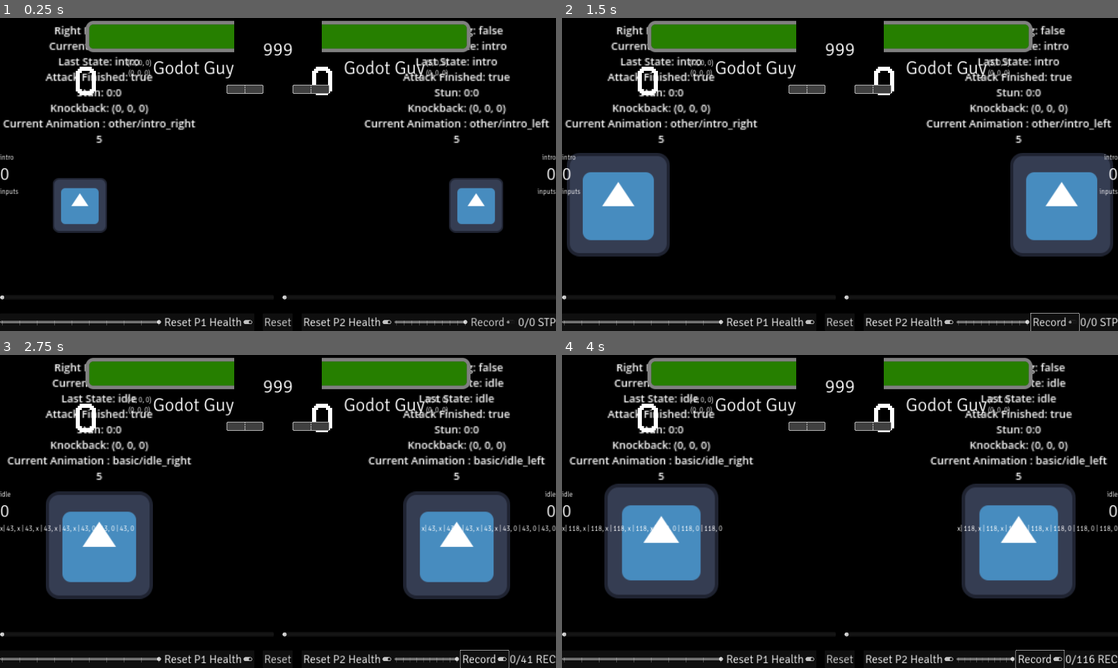
Above: before the commit, frames 1-4 (two rows, left to right).
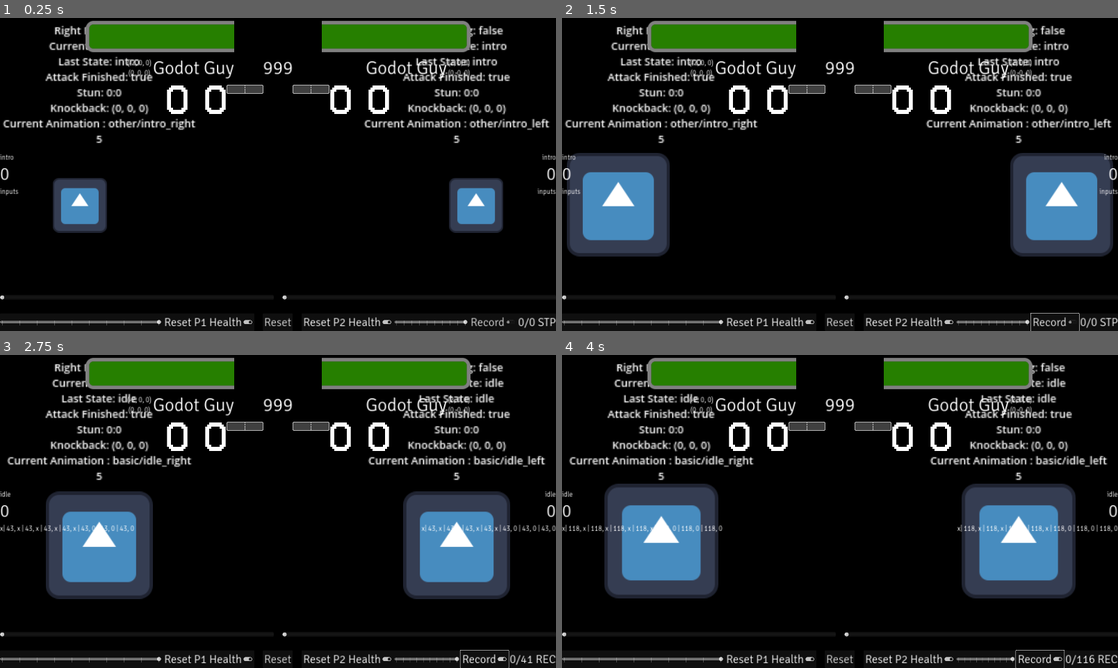
Above: after the commit, the same moments.

Repository: SHyguymoll/FightingGameEngineExampleCharacter
Game: Godot game, scene res://Test Character/TestCharacter.tscn
The game is run twice, just before and just after one commit, with the same random seed, the same clock (stepped at 60 frames per second) and the same inputs. The engine's default icon, where the game draws it, is replaced by a stand-in: a white triangle on a blue panel in a dark square. Sound files missing from this copy of the repository are replaced by a short silence.
Inputs:
- Up to frame 1 (0.25 s): no input
- Up to frame 2 (1.5 s): click "Record" at 0.5 s; click "Record" at 1.25 s
- Up to frame 3 (2.75 s): click "Record" at 2 s
- Up to frame 4 (4 s): tap I (training_replay) at 2.85, 3.6 s

The runs differ from the first frame. In frame 1, 1.8% of the frame differs, in the area x 13-85%, y 8-31%; in frame 2, 1.8%; in frame 3, 1.8%; in frame 4, 1.8%.

Commit message:
RoundElement now is based on TextureRect
now it actually functions

Diff:
--- a/Test Character/Game.gd
+++ b/Test Character/Game.gd
@@ -91,14 +91,17 @@
 	match round_change_behavior:
 		round_change_types.ADD:
 			for n in range(GlobalKnowledge.p1_wins):
-				($HUD/HealthAndTime/P1Group/Rounds.get_node(str(n)) as Sprite2D).frame = 1
+				($HUD/HealthAndTime/P1Group/Rounds.get_node(str(n)) as RoundElement).fulfill()
 			for n in range(GlobalKnowledge.p2_wins):
-				($HUD/HealthAndTime/P2Group/Rounds.get_node(str(n)) as Sprite2D).frame = 1
+				($HUD/HealthAndTime/P2Group/Rounds.get_node(str(n)) as RoundElement).fulfill()
 		round_change_types.REMOVE:
+			for n in range(GlobalKnowledge.win_threshold):
+				($HUD/HealthAndTime/P1Group/Rounds.get_node(str(n)) as RoundElement).fulfill()
+				($HUD/HealthAndTime/P2Group/Rounds.get_node(str(n)) as RoundElement).fulfill()
 			for n in range(GlobalKnowledge.p1_wins, -1, -1):
-				($HUD/HealthAndTime/P2Group/Rounds.get_node(str(n)) as Sprite2D).frame = 1
+				($HUD/HealthAndTime/P2Group/Rounds.get_node(str(n)) as RoundElement).unfulfill()
 			for n in range(GlobalKnowledge.p2_wins, -1, -1):
-				($HUD/HealthAndTime/P1Group/Rounds.get_node(str(n)) as Sprite2D).frame = 1
+				($HUD/HealthAndTime/P1Group/Rounds.get_node(str(n)) as RoundElement).unfulfill()
 
 	# game itself
 	$HUD/Fight.visible = false
--- a/Test Character/TestCharacter.tscn
+++ b/Test Character/TestCharacter.tscn
@@ -45,7 +45,7 @@
 [node name="HealthAndTime" type="HBoxContainer" parent="HUD"]
 anchors_preset = 10
 anchor_right = 1.0
-offset_bottom = 212.0
+offset_bottom = 337.0
 grow_horizontal = 2
 theme_override_constants/separation = 100
 alignment = 1
@@ -56,7 +56,7 @@
 
 [node name="Health" type="TextureProgressBar" parent="HUD/HealthAndTime/P1Group"]
 layout_mode = 2
-size_flags_horizontal = 0
+size_flags_horizontal = 8
 size_flags_vertical = 0
 value = 10.0
 fill_mode = 1
@@ -84,6 +84,7 @@
 [node name="Rounds" type="HBoxContainer" parent="HUD/HealthAndTime/P1Group"]
 layout_direction = 3
 layout_mode = 2
+size_flags_vertical = 3
 
 [node name="Time" type="Label" parent="HUD/HealthAndTime"]
 layout_mode = 2
@@ -94,19 +95,19 @@
 
 [node name="P2Group" type="VBoxContainer" parent="HUD/HealthAndTime"]
 layout_mode = 2
-size_flags_horizontal = 8
+alignment = 2
 
 [node name="Health" type="TextureProgressBar" parent="HUD/HealthAndTime/P2Group"]
 layout_mode = 2
-size_flags_horizontal = 8
+size_flags_horizontal = 0
+size_flags_vertical = 0
 value = 10.0
 texture_under = ExtResource("5_6q5w6")
 texture_progress = ExtResource("6_2k3f0")
 
 [node name="NameAndPosVel" type="HBoxContainer" parent="HUD/HealthAndTime/P2Group"]
 layout_mode = 2
-size_flags_horizontal = 4
-size_flags_vertical = 10
+alignment = 2
 
 [node name="Char" type="Label" parent="HUD/HealthAndTime/P2Group/NameAndPosVel"]
 layout_mode = 2
@@ -123,9 +124,9 @@
 horizontal_alignment = 1
 
 [node name="Rounds" type="HBoxContainer" parent="HUD/HealthAndTime/P2Group"]
-layout_direction = 3
-layout_mode = 2
-alignment = 2
+layout_direction = 2
+layout_mode = 2
+size_flags_vertical = 3
 
 [node name="SpecialElements" type="HBoxContainer" parent="HUD"]
 anchors_preset = 10
--- /dev/null
+++ b/Test Character/TestHUD/RoundElement.gd
@@ -0,0 +1,11 @@
+class_name RoundElement
+extends TextureRect
+
+@export var unfulfilled_texture : Texture2D
+@export var fulfilled_texture : Texture2D
+
+func fulfill():
+	texture = fulfilled_texture
+
+func unfulfill():
+	texture = unfulfilled_texture
--- a/Test Character/TestHUD/RoundElement.tscn
+++ b/Test Character/TestHUD/RoundElement.tscn
@@ -1,7 +1,15 @@
-[gd_scene load_steps=2 format=3 uid="uid://ciamluym2y5or"]
+[gd_scene load_steps=4 format=3 uid="uid://ciamluym2y5or"]
 
-[ext_resource type="Texture2D" uid="uid://bi0i0i35tmu6s" path="res://Test Character/TestHUD/RoundIcon.png" id="1_gnjj6"]
+[ext_resource type="Script" path="res://Test Character/TestHUD/RoundElement.gd" id="1_nd662"]
+[ext_resource type="Texture2D" uid="uid://dgct4cftmjvar" path="res://Test Character/TestHUD/RoundUnfulfilled.png" id="2_y7vsr"]
+[ext_resource type="Texture2D" uid="uid://o74inb2kg44s" path="res://Test Character/TestHUD/RoundFulfilled.png" id="3_1hd5s"]
 
-[node name="Sprite2D" type="Sprite2D"]
-texture = ExtResource("1_gnjj6")
-hframes = 2
+[node name="RoundElement" type="TextureRect"]
+offset_right = 128.0
+offset_bottom = 128.0
+size_flags_horizontal = 4
+size_flags_vertical = 4
+texture = ExtResource("2_y7vsr")
+script = ExtResource("1_nd662")
+unfulfilled_texture = ExtResource("2_y7vsr")
+fulfilled_texture = ExtResource("3_1hd5s")
Binary file added: Test Character/TestHUD/RoundFulfilled.png
Not shown, added: Test Character/TestHUD/RoundFulfilled.png.import
Binary file removed: Test Character/TestHUD/RoundIcon.png
Binary file added: Test Character/TestHUD/RoundUnfulfilled.png
Not shown, added: Test Character/TestHUD/RoundUnfulfilled.png.import
